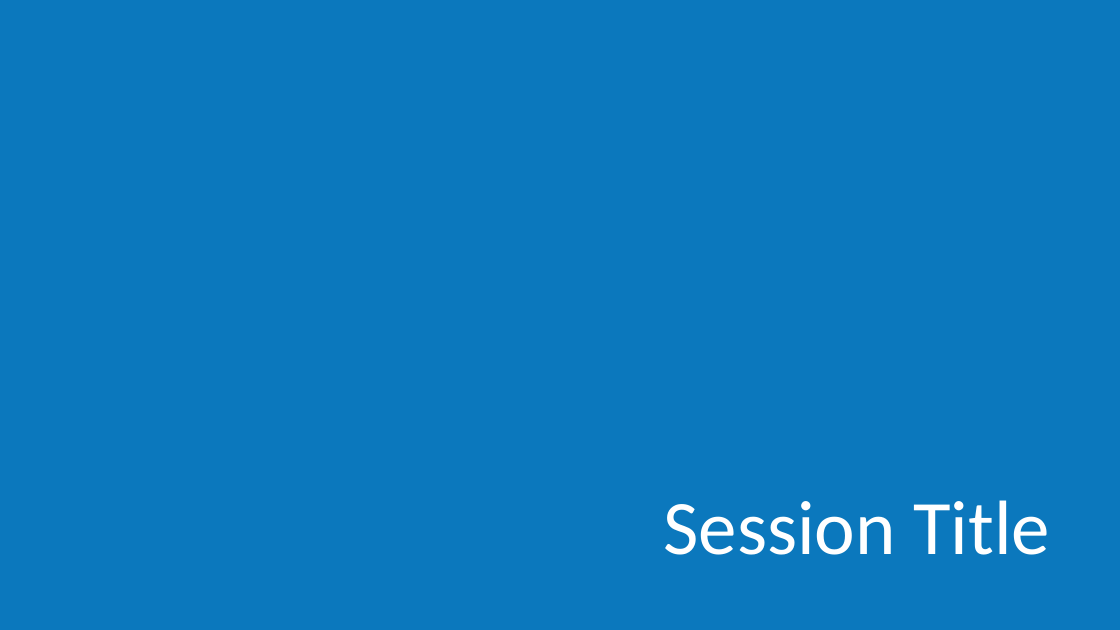
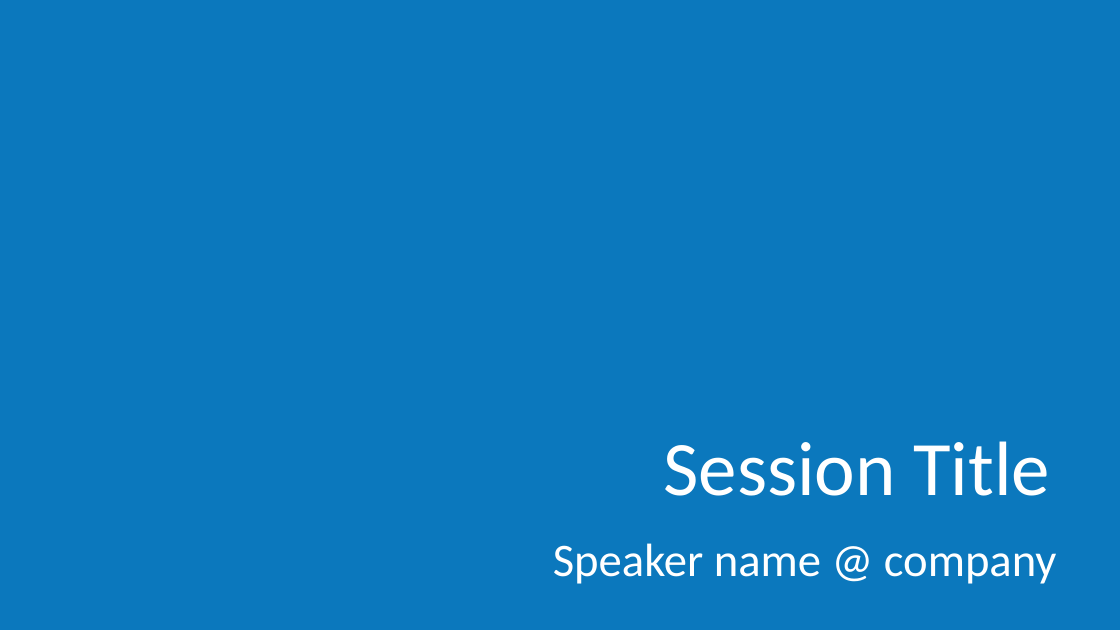
Before and after one commit to DotNetCodeIT/Eventi, a slide deck: slide 1 of Azure Day/2023/Slides/TemplateAzureDay2023.pptx. Drawn at 1120x630 pixels with LibreOffice and Linux fonts; fonts in the diff are those of the drawing; background and template pictures are left out. Boxes give left, top, right and bottom in pixels: in the first picture for what was removed or moved away, otherwise in the second. Text is boxed around its words. In the diff, an @@ line names an element or a change of style, - is before the commit and + after.

```diff
--- a/Azure Day/2023/Slides/TemplateAzureDay2023.pptx
+++ b/Azure Day/2023/Slides/TemplateAzureDay2023.pptx
@@ title "Session Title": place and size @@
-title "Session Title" at bbox=[664, 500, 1050, 555]
+title "Session Title" at bbox=[664, 441, 1050, 496]
@@ text added at bbox=[553, 543, 1057, 584], 40 pt, text #FFFFFF @@
+Speaker name @ company
```
Also in this commit, not shown: 1 slide added, 2 slides removed.
